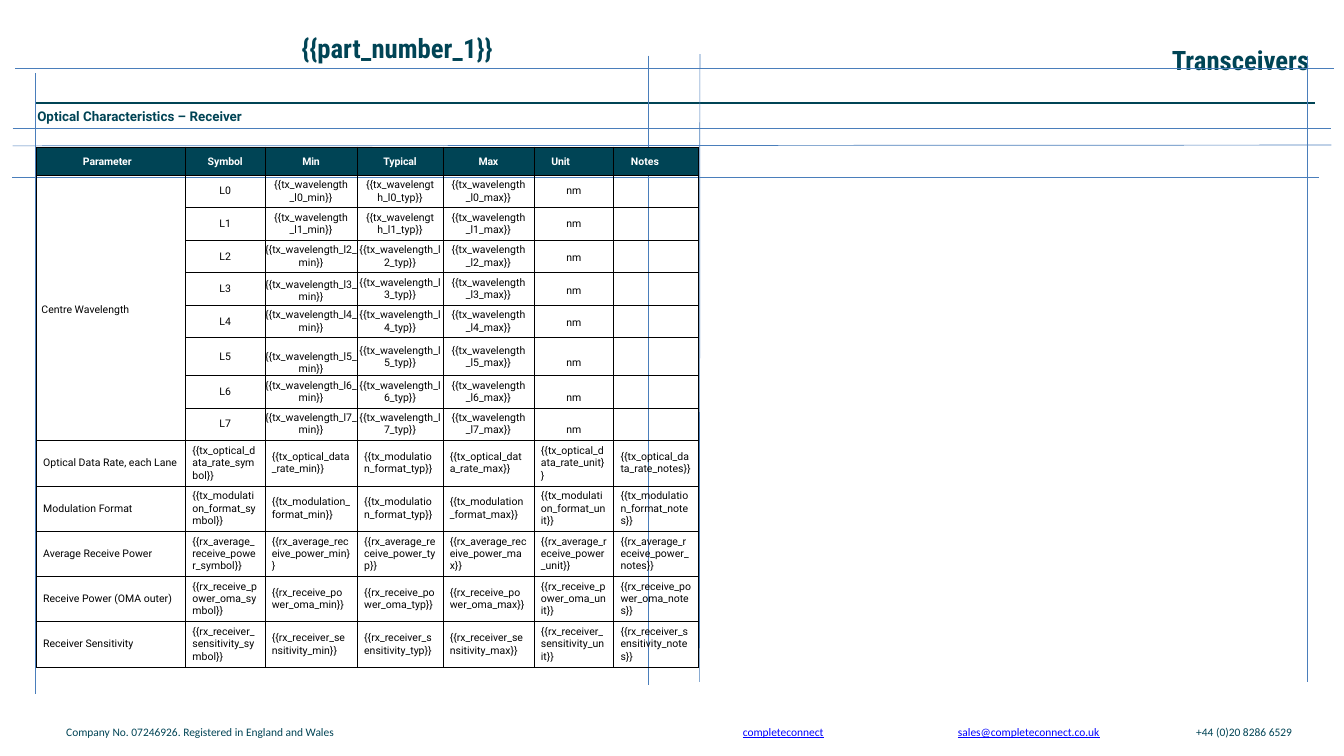
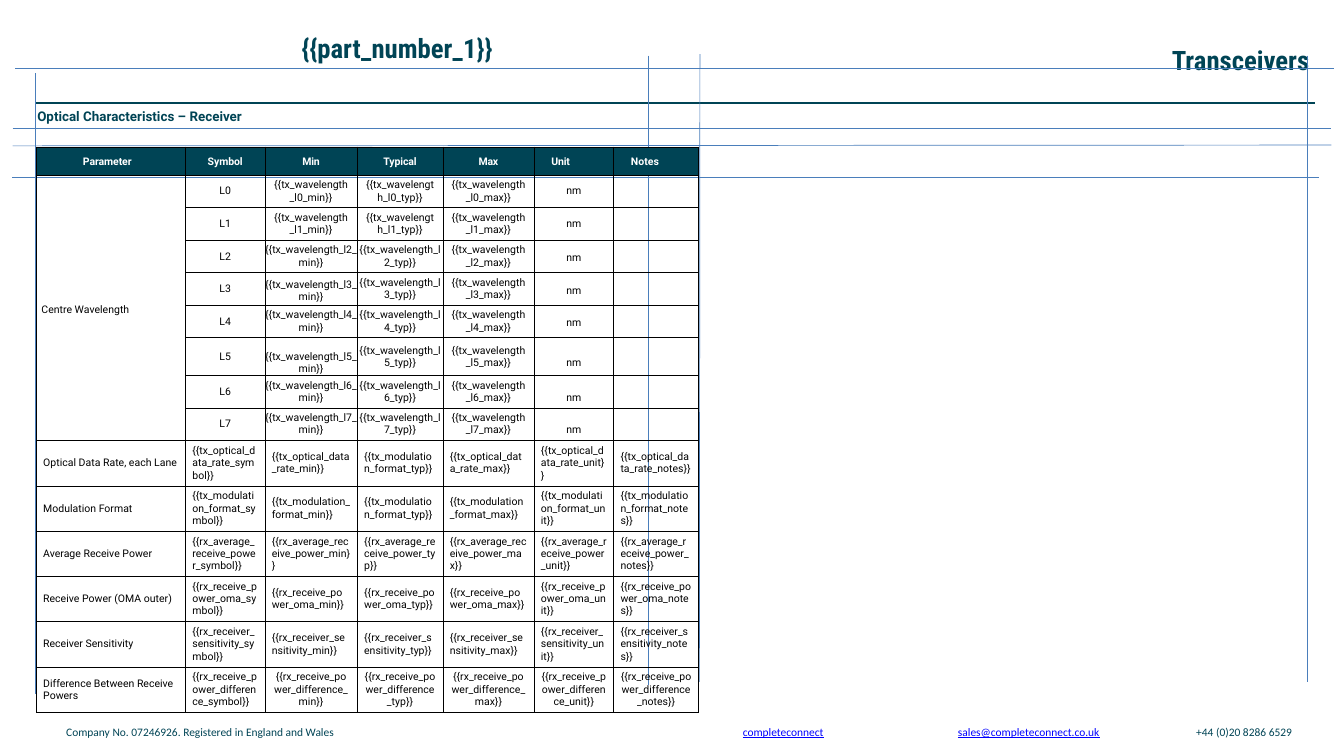
Before and after one commit to Sofiavenizelos/pptx-filler, a slide deck: slide 7 of template.pptx. Drawn at 1344x756 pixels with LibreOffice and Linux fonts; fonts in the diff are those of the drawing; background and template pictures are left out. Boxes give left, top, right and bottom in pixels: in the first picture for what was removed or moved away, otherwise in the second. Text is boxed around its words. In the diff, an @@ line names an element or a change of style, - is before the commit and + after.

```diff
--- a/template.pptx
+++ b/template.pptx
@@ table at [36,147,699,713] @@
+row 15: Difference Between Receive Powers | {{rx_receive_power_difference_symbol}} | {{rx_receive_power_difference_min}} | {{rx_receive_power_difference_typ}} | {{rx_receive_power_difference_max}} | {{rx_receive_power_difference_unit}} | {{rx_receive_power_difference_notes}}
```
Also in this commit, not shown: 2 other slides changed, 1 other file.
